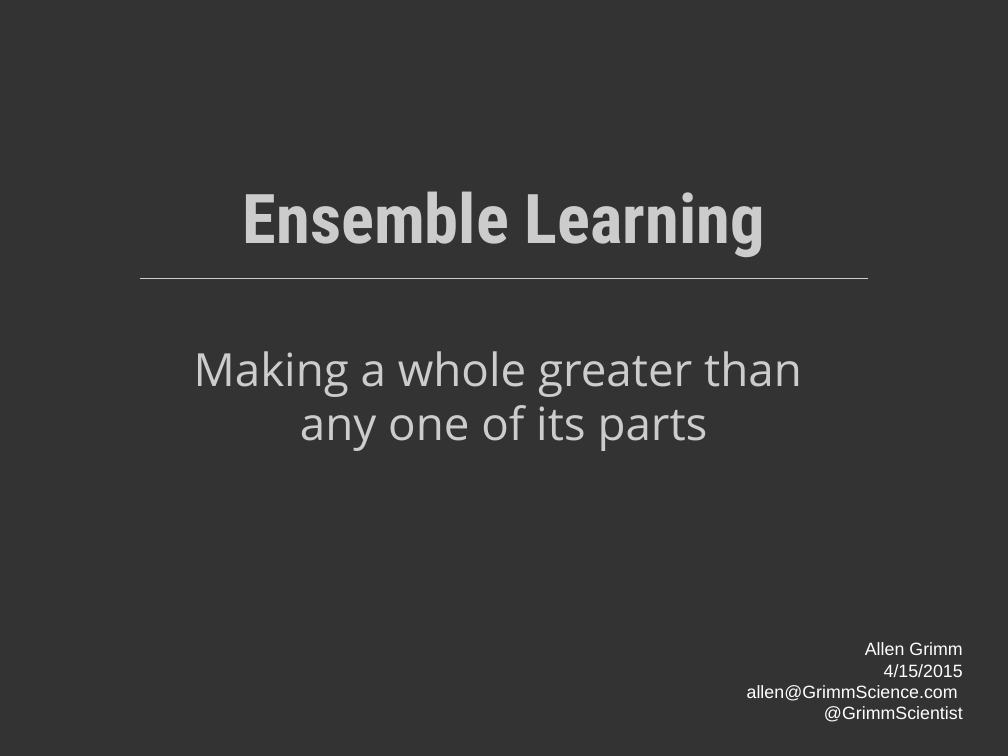
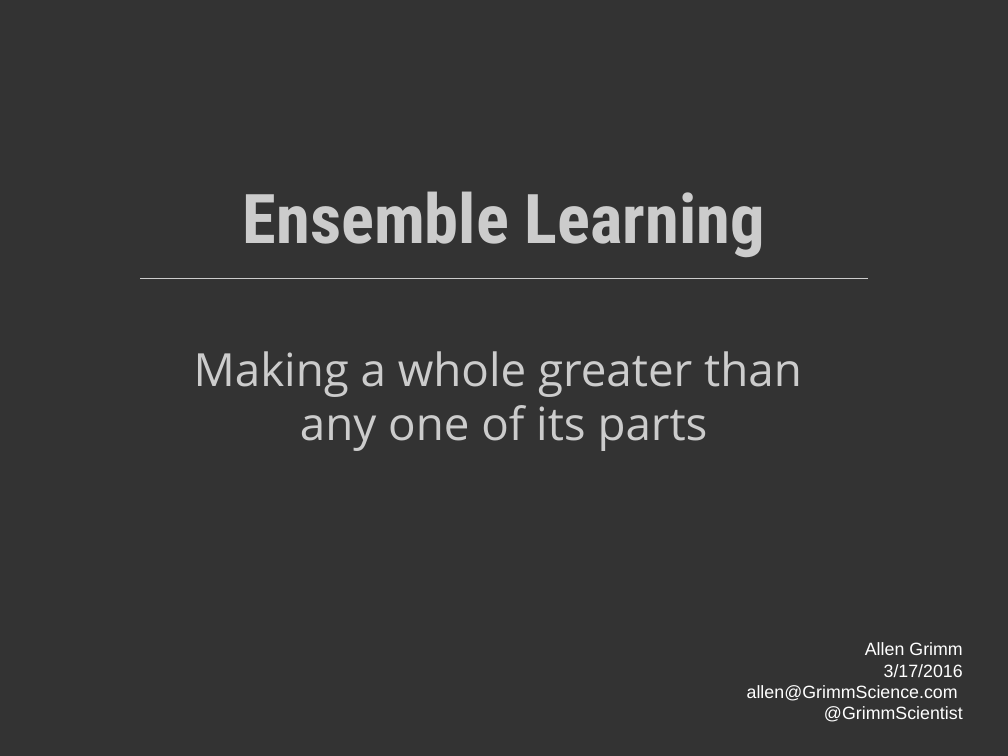
Before and after one commit to TheGrimmScientist/SlidesFromTalks, a slide deck: slide 1 of 2016_03_17_HUML_Guest_Lecture/RandomForestPres/EnsemblePres.odp. Drawn at 1008x756 pixels with LibreOffice and Linux fonts; fonts in the diff are those of the drawing. Boxes give left, top, right and bottom in pixels: in the first picture for what was removed or moved away, otherwise in the second. Text is boxed around its words. In the diff, an @@ line names an element or a change of style, - is before the commit and + after.

```diff
--- a/2016_03_17_HUML_Guest_Lecture/RandomForestPres/EnsemblePres.odp
+++ b/2016_03_17_HUML_Guest_Lecture/RandomForestPres/EnsemblePres.odp
@@ text at (884, 664, 963, 677): text changed @@
-4/15/2015
+3/17/2016
```
Also in this commit, not shown: 4 other slides changed, 5 other files.
